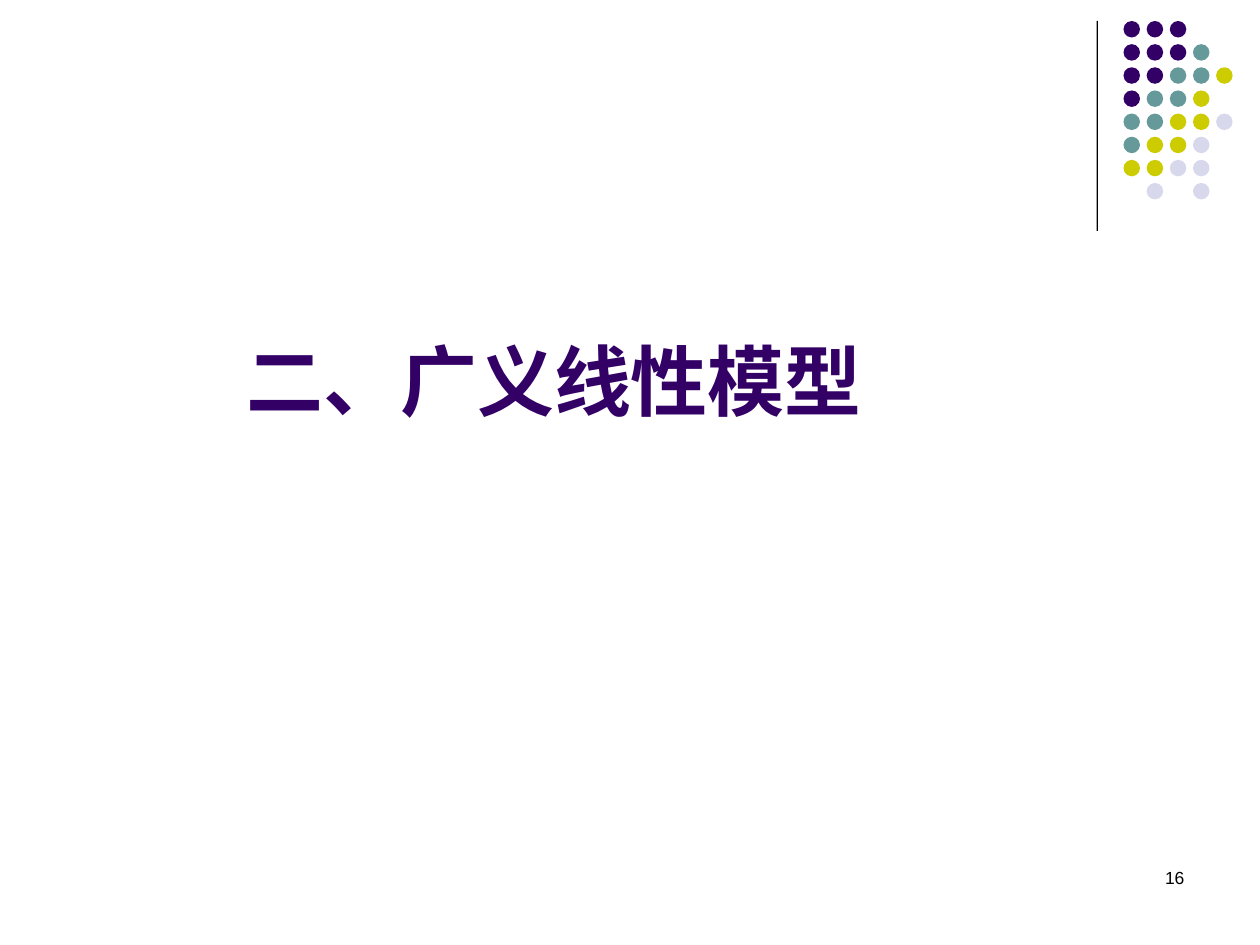
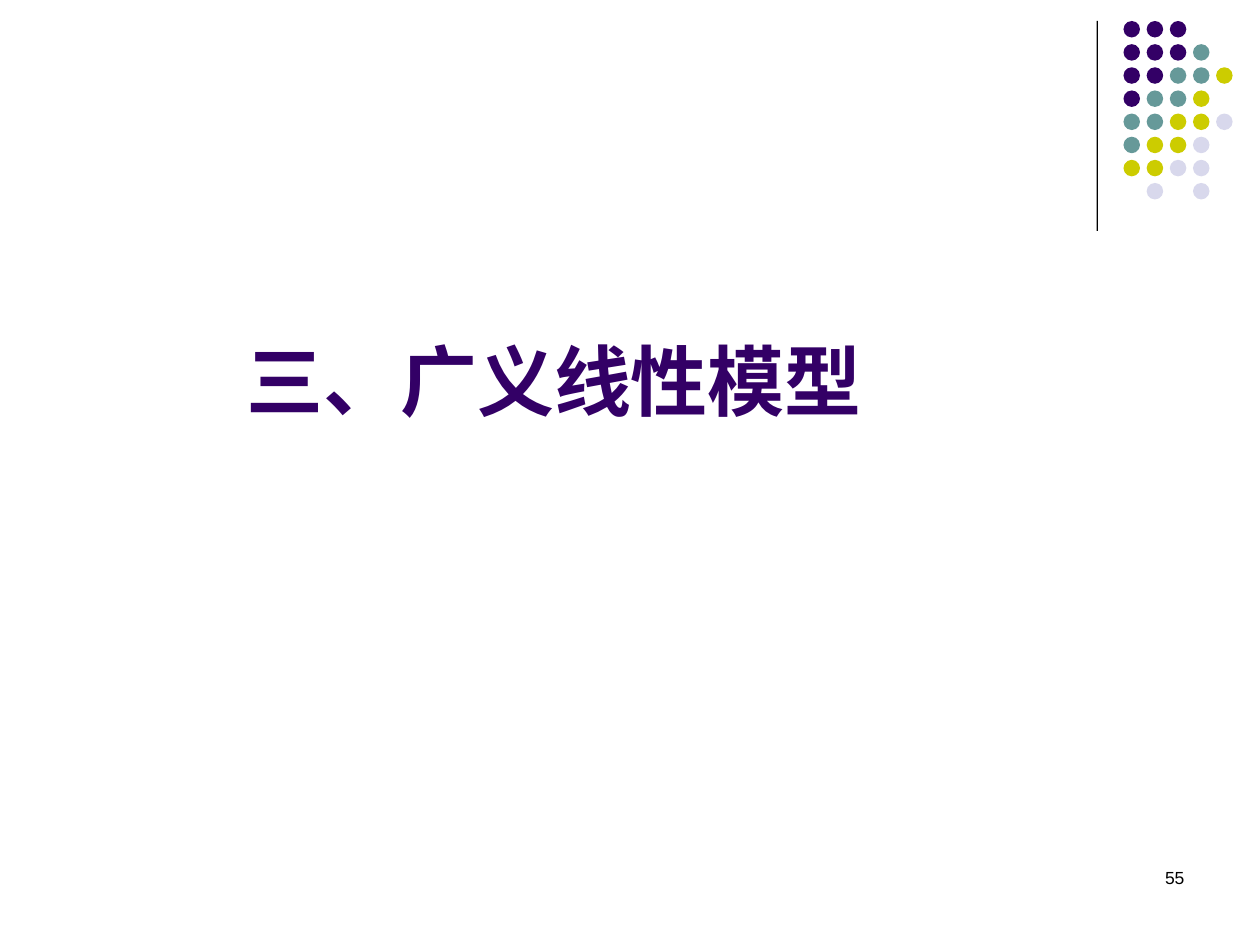
Before and after one commit to lizhengxiao/Non-life-Insurance-Actuarial-Science, a slide deck: slide 55 of Lectures/7 - Classification Rating and Generalized Linear Models.pptx (slide 16 before the commit). Drawn at 1260x945 pixels with LibreOffice and Linux fonts; fonts in the diff are those of the drawing. Boxes give left, top, right and bottom in pixels: in the first picture for what was removed or moved away, otherwise in the second. Text is boxed around its words. In the diff, an @@ line names an element or a change of style, - is before the commit and + after.

```diff
--- a/Lectures/7 - Classification Rating and Generalized Linear Models.pptx
+++ b/Lectures/7 - Classification Rating and Generalized Linear Models.pptx
@@ title at <box>246,344,862,418</box>: text changed @@
-二、广义线性模型
+三、广义线性模型
@@ page number at <box>1165,872,1184,884</box>: text changed @@
-16
+55
```
Also in this commit, not shown: 6 other slides changed, 39 slides added, 2 other files.
